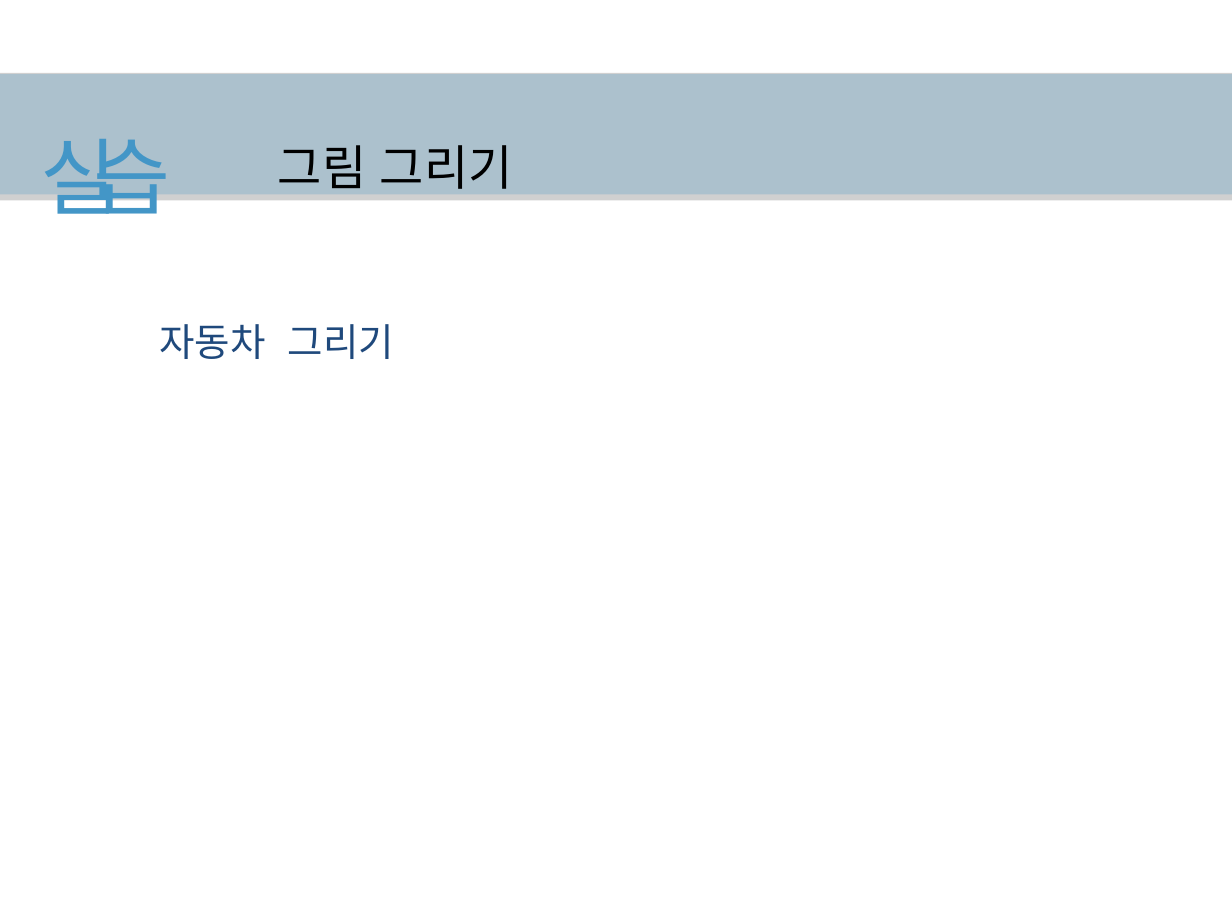
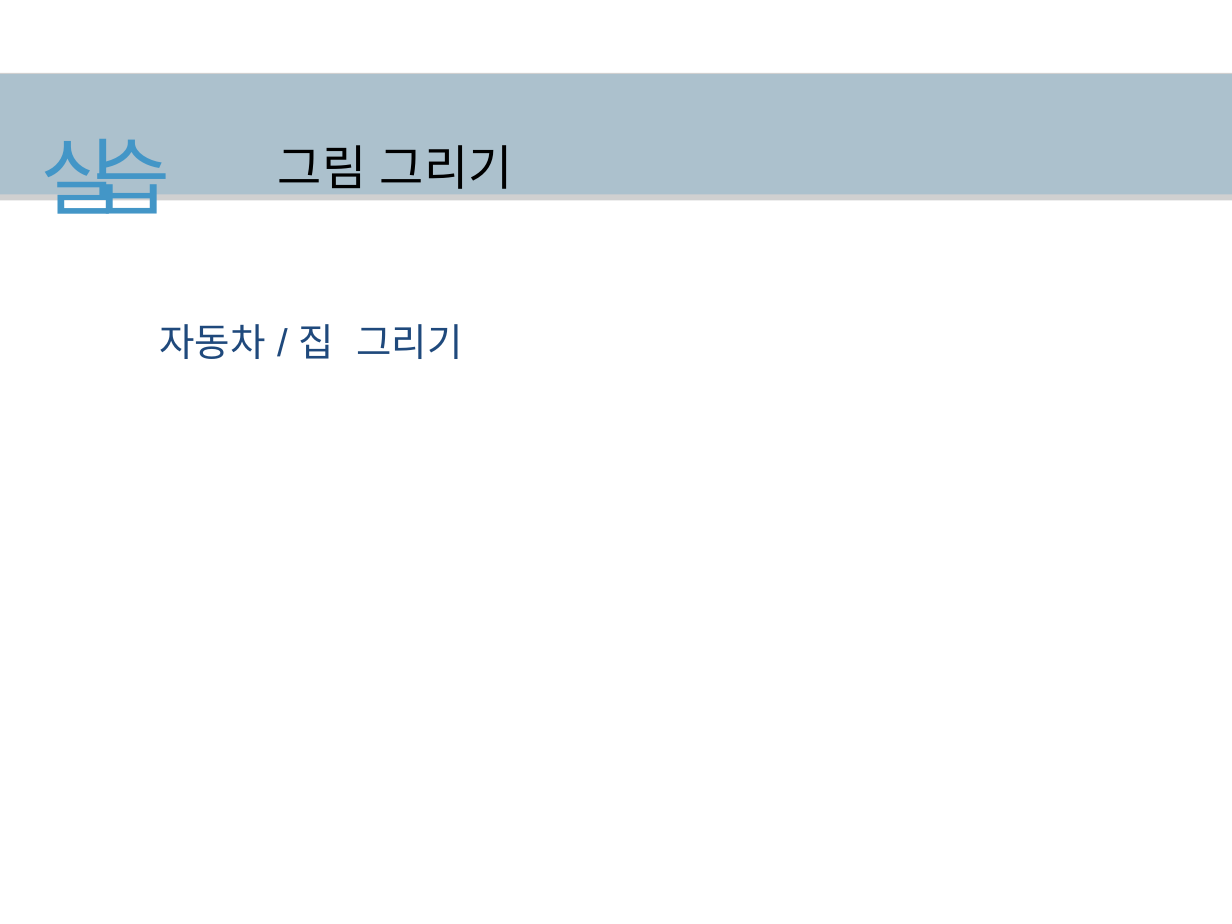
Before and after one commit to hanyang-software-volunteerer/2017-09-software-volunteerer, a slide deck: slide 122 of ppt-for-edit/2017소프트웨어봉사단_0404 (1).pptx (slide 63 before the commit). Drawn at 1232x924 pixels with LibreOffice and Linux fonts; fonts in the diff are those of the drawing; grey boxes stand for pictures. Boxes give left, top, right and bottom in pixels: in the first picture for what was removed or moved away, otherwise in the second. Text is boxed around its words. In the diff, an @@ line names an element or a change of style, - is before the commit and + after.

Commit message:
Add files via upload
마지막 실습 수정 및 필요 코드

```diff
--- a/ppt-for-edit/2017소프트웨어봉사단_0404 (1).pptx
+++ b/ppt-for-edit/2017소프트웨어봉사단_0404 (1).pptx
@@ text at [159, 324, 463, 359]: text changed @@
-자동차 그리기
+자동차 / 집 그리기
```
Also in this commit, not shown: 49 other slides changed, 2 slides added, 5 slides removed, 2 other files.
